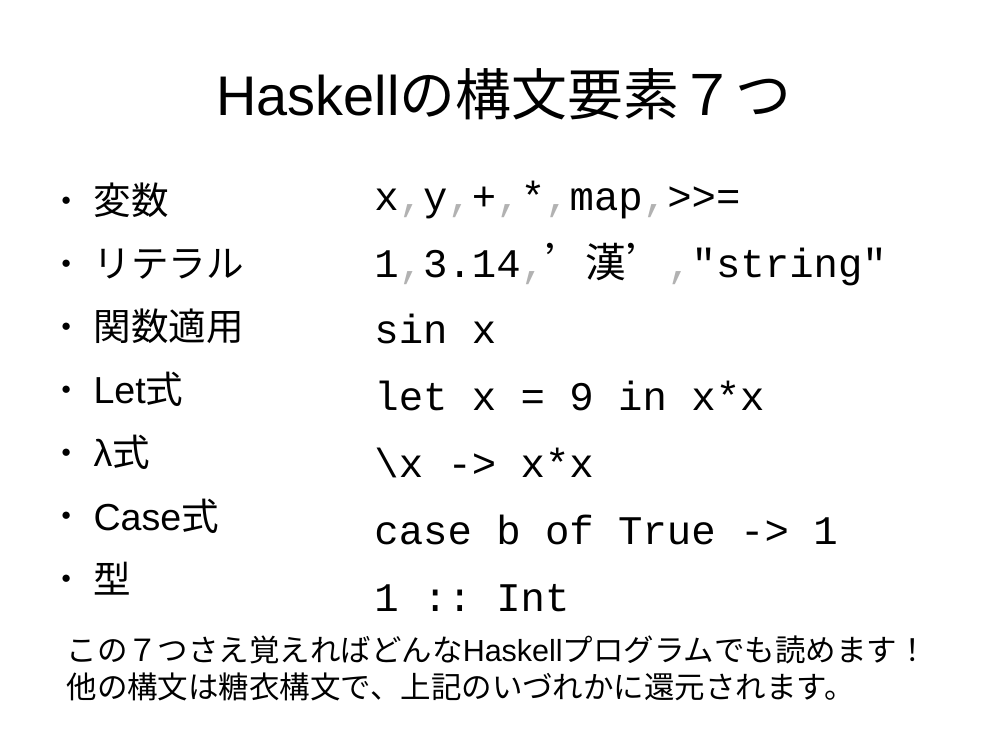
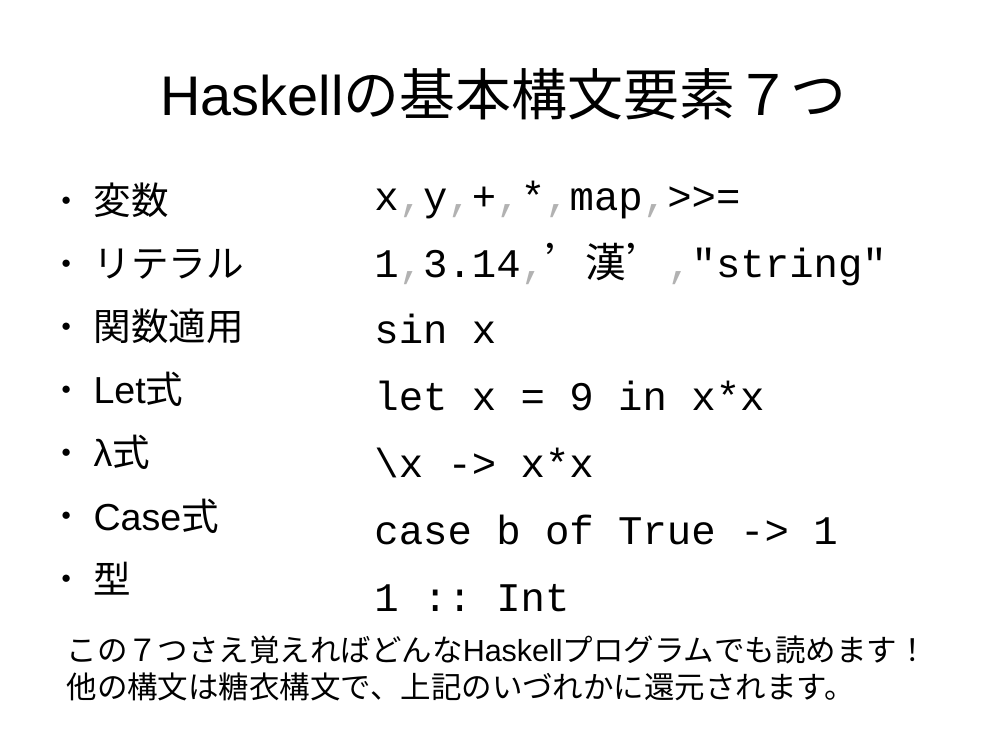
Before and after one commit to nushio3/learn-haskell, a slide deck: slide 23 of Tsukuba-2016.odp (slide 20 before the commit). Drawn at 1008x756 pixels with LibreOffice and Linux fonts; fonts in the diff are those of the drawing. Boxes give left, top, right and bottom in pixels: in the first picture for what was removed or moved away, otherwise in the second. Text is boxed around its words. In the diff, an @@ line names an element or a change of style, - is before the commit and + after.

```diff
--- a/Tsukuba-2016.odp
+++ b/Tsukuba-2016.odp
@@ title at (161, 71, 847, 120): text changed @@
-Haskellの構文要素７つ
+Haskellの基本構文要素７つ
```
Also in this commit, not shown: 10 other slides changed, 16 slides added, 2 slides removed.
